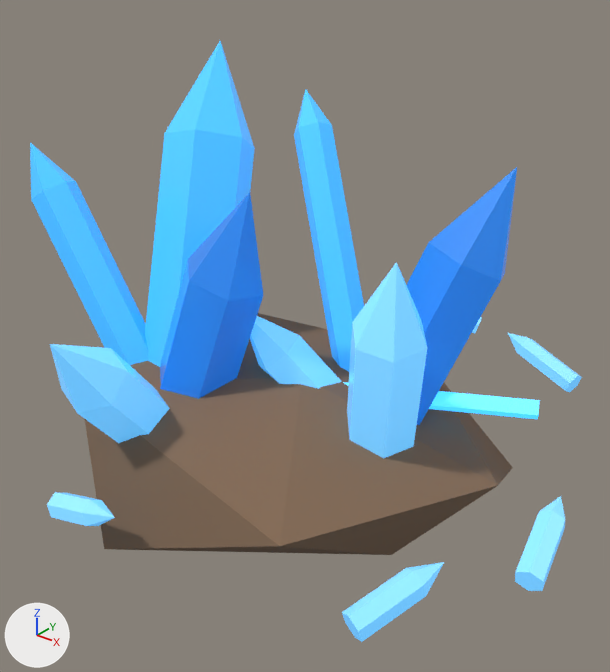
What one commit did to the glTF model public/models/minerai_3.glb.
Rendered twice from a 50 mm camera at (1.116, -1.363, 1.101) aimed at (0.005, 0.027, 0.239). Lighting does not change. The marker at lower left points along +X, +Y and +Z. The older version comes first. Where no turn or scale is listed for an object, it has been applied to the vertices. Vertices at exactly the same position are counted once.

In view in the first picture: 'minerai_3'.
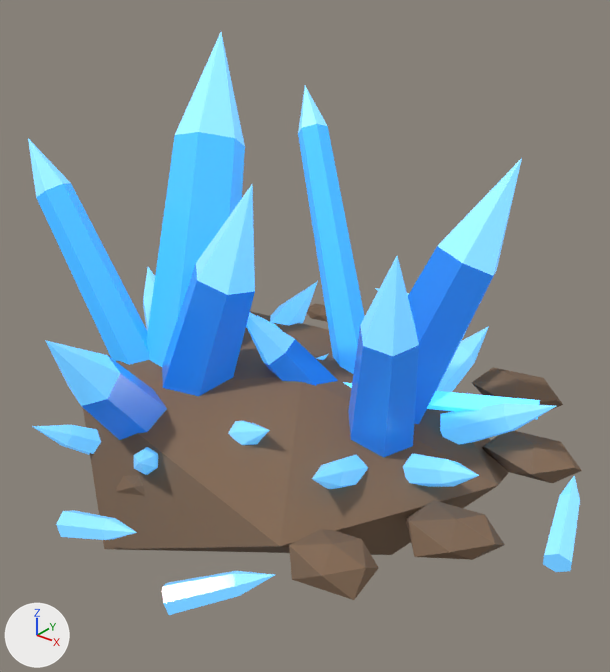
Edits to the scene script, one JSON object a line:
```json
{"block": "me_icosphere", "where": "# used by ob_minerai_3; location = (0.0, 0.0, 0.0)"}
{"op": "remove", "block": "me_icosphere", "code": "me_icosphere.from_pydata(...)  # 221 vertices, 452 faces; spans x -0.693..0.705, y -0.577..0.826, z -0.147..0.843"}
{"op": "add", "block": "me_icosphere", "code": "me_icosphere.from_pydata(...)  # 530 vertices, 992 faces; spans x -0.699..0.725, y -0.622..0.835, z -0.147..0.864"}
{"block": "me_icosphere", "change": "me_icosphere part 1: the loose piece of 13 vertices spanning x 0.627..0.705, y -0.156..0.061, z -0.029..0.07 is rebuilt with 13 vertices and now spans x 0.636..0.725, y -0.077..0.144, z -0.029..0.064"}
{"block": "me_icosphere", "change": "me_icosphere part 2: the loose piece of 13 vertices spanning x -0.207..-0.019, y -0.577..-0.521, z -0.029..0.061 is rebuilt with 12 vertices and now spans x -0.141..-0.01, y -0.605..-0.539, z -0.029..0.055"}
{"block": "me_icosphere", "change": "me_icosphere part 3: the loose piece of 13 vertices spanning x -0.166..0.077, y 0.721..0.826, z -0.029..0.079 is rebuilt with 13 vertices and now spans x -0.259..-0.016, y 0.707..0.835, z -0.029..0.073"}
{"block": "me_icosphere", "change": "me_icosphere part 4: the loose piece of 7 vertices spanning x -0.2..-0.027, y -0.202..-0.015, z 0.37..0.601 is rebuilt with 7 vertices and now spans x -0.181..-0.045, y -0.182..-0.036, z 0.376..0.619, in mat_crystal_pale"}
{"block": "me_icosphere", "change": "me_icosphere part 5: the loose piece of 16 vertices spanning x 0.213..0.45, y 0.604..0.695, z -0.029..0.076 is deleted"}
{"block": "me_icosphere", "change": "me_icosphere part 6: the loose piece of 13 vertices spanning x 0.462..0.561, y -0.459..-0.258, z -0.029..0.067 is deleted"}
{"block": "me_icosphere", "change": "me_icosphere part 7: 24 vertices moved from x -0.269..0.387, y -0.531..0.343, z 0.163..0.638 to x -0.253..0.366, y -0.54..0.326, z 0.172..0.656; 14 vertices removed from x -0.115..0.363, y -0.123..0.043, z 0.163..0.53; 341 vertices added at x -0.695..0.607, y -0.622..0.619, z -0.04..0.546"}
{"block": "me_icosphere", "change": "me_icosphere part 8: 7 vertices moved from x -0.283..-0.189, y 0.305..0.402, z 0.602..0.723 to x -0.288..-0.198, y 0.316..0.392, z 0.608..0.732; 7 vertices removed from x -0.51..-0.285, y 0.056..0.249, z 0.565..0.843; 13 vertices added at x -0.485..-0.31, y 0.076..0.258, z 0.576..0.864"}
{"block": "me_icosphere", "change": "me_icosphere part 9: 7 vertices moved from x -0.693..-0.577, y -0.22..-0.117, z 0.488..0.627 to x -0.699..-0.588, y -0.209..-0.128, z 0.494..0.637"}
{"block": "me_icosphere", "change": "me_icosphere part 10: 142 kept faces spanning x -0.699..0.51, y -0.54..0.326, z -0.031..0.656 get new vertex colours; the middle colour goes from white #eeeeee to white #f0efee"}
{"block": "me_icosphere", "change": "me_icosphere part 11: 20 faces spanning x -0.699..-0.198, y -0.209..0.392, z 0.494..0.732 switch from mat_crystal to mat_crystal_pale"}
{"block": "me_icosphere", "change": "me_icosphere part 12: 10 faces spanning x 0.215..0.366, y 0.176..0.326, z 0.4..0.656 switch from mat_crystal_deep to mat_crystal_pale"}
{"block": "me_icosphere", "change": "me_icosphere part 13: 36 faces spanning x -0.302..0.306, y -0.471..0.12, z -0.029..0.284 switch from mat_crystal_pale to mat_crystal_deep"}
{"block": "me_icosphere", "change": "other edits to the shape of me_icosphere do not show in these pictures"}
```

Where the change shows, as pixel boxes [x1, y1, x2, y2] in the pictures (610 x 672 px; the box of a moved part takes in the faces that stretch with it):
```json
{"object": "minerai_3", "change": "reshaped", "before": [30, 41, 582, 642], "after": [28, 32, 582, 615]}
{"part": 1, "of": "me_icosphere", "change": "rebuilt", "before": [515, 496, 565, 591], "after": [543, 476, 580, 572], "on screen": "25% narrower"}
{"part": 2, "of": "me_icosphere", "change": "rebuilt", "before": [47, 492, 115, 526], "after": [56, 510, 113, 540]}
{"part": 3, "of": "me_icosphere", "change": "rebuilt", "before": [472, 317, 482, 334], "on screen": "not visible afterwards"}
{"part": 4, "of": "me_icosphere", "change": "rebuilt", "before": [188, 192, 263, 300], "after": [196, 185, 255, 295], "on screen": "21% narrower"}
{"part": 5, "of": "me_icosphere", "change": "deleted", "before": [508, 333, 582, 392]}
{"part": 6, "of": "me_icosphere", "change": "deleted", "before": [342, 562, 444, 642]}
{"part": 7, "of": "me_icosphere", "change": "reshaped", "before": [250, 262, 427, 458], "after": [32, 256, 582, 615]}
{"part": 8, "of": "me_icosphere", "change": "moved or reshaped", "before": [145, 41, 364, 372], "after": [146, 32, 365, 374]}
{"part": 9, "of": "me_icosphere", "change": "moved or reshaped", "before": [30, 143, 149, 365], "after": [28, 138, 150, 365]}
{"part": 10, "of": "me_icosphere", "change": "recoloured", "before": [30, 143, 540, 440], "after": [30, 143, 540, 440]}
{"part": 11, "of": "me_icosphere", "change": "recoloured", "before": [30, 89, 326, 196], "after": [30, 89, 326, 196]}
{"part": 12, "of": "me_icosphere", "change": "recoloured", "before": [429, 167, 517, 281], "after": [438, 158, 522, 275], "on screen": "lighter"}
{"part": 13, "of": "me_icosphere", "change": "recoloured", "before": [77, 351, 170, 443], "after": [82, 355, 270, 440]}
```
